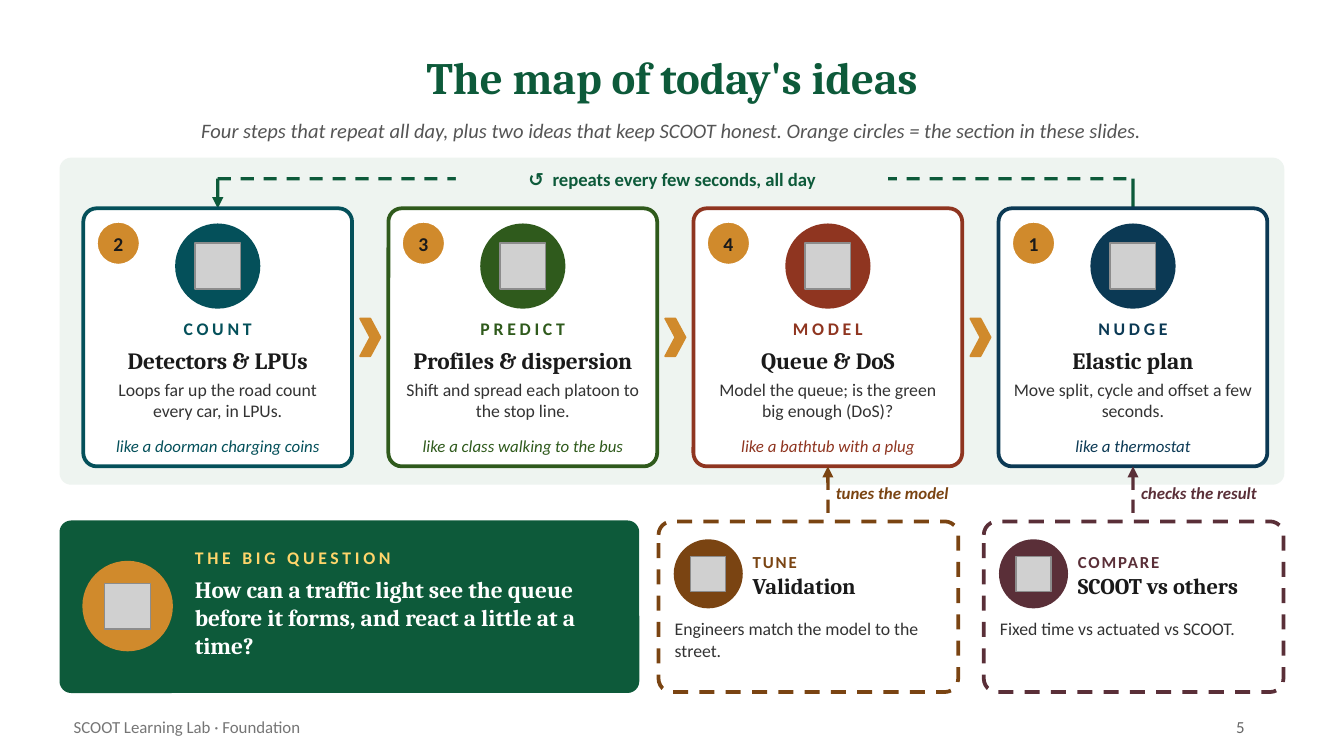
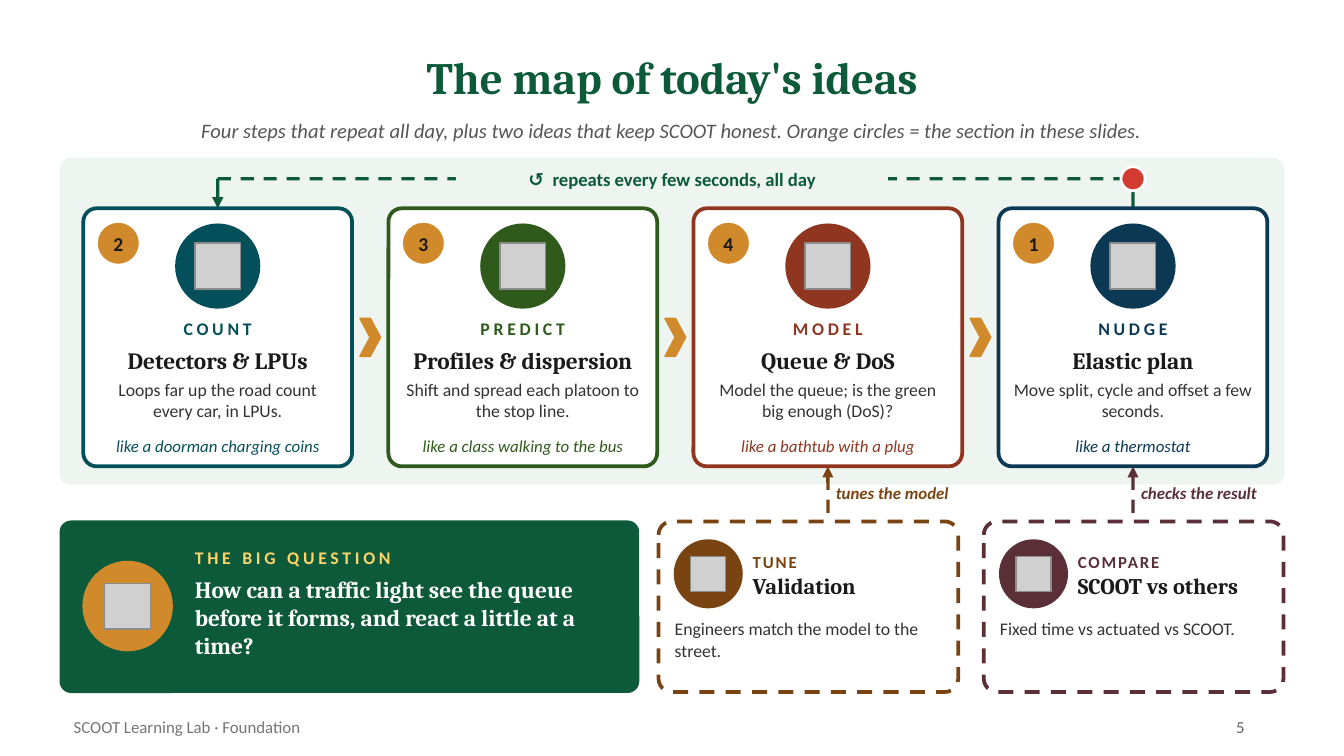
Before and after one commit to smrahmanbd/scoot-learning-lab, a slide deck: slide 5 of docs/materials/SCOOT_Foundation_Presentation.pptx. Drawn at 1344x756 pixels with LibreOffice and Linux fonts; fonts in the diff are those of the drawing; grey boxes stand for pictures. Boxes give left, top, right and bottom in pixels: in the first picture for what was removed or moved away, otherwise in the second. Text is boxed around its words. In the diff, an @@ line names an element or a change of style, - is before the commit and + after.

```diff
--- a/docs/materials/SCOOT_Foundation_Presentation.pptx
+++ b/docs/materials/SCOOT_Foundation_Presentation.pptx
@@ ellipse added at (x1=1121, y1=167, x2=1145, y2=191), fill #D23B2F, outline #FFFFFF 1.5 pt @@
```
Also in this commit, not shown: 7 other slides changed, 1 other file.
